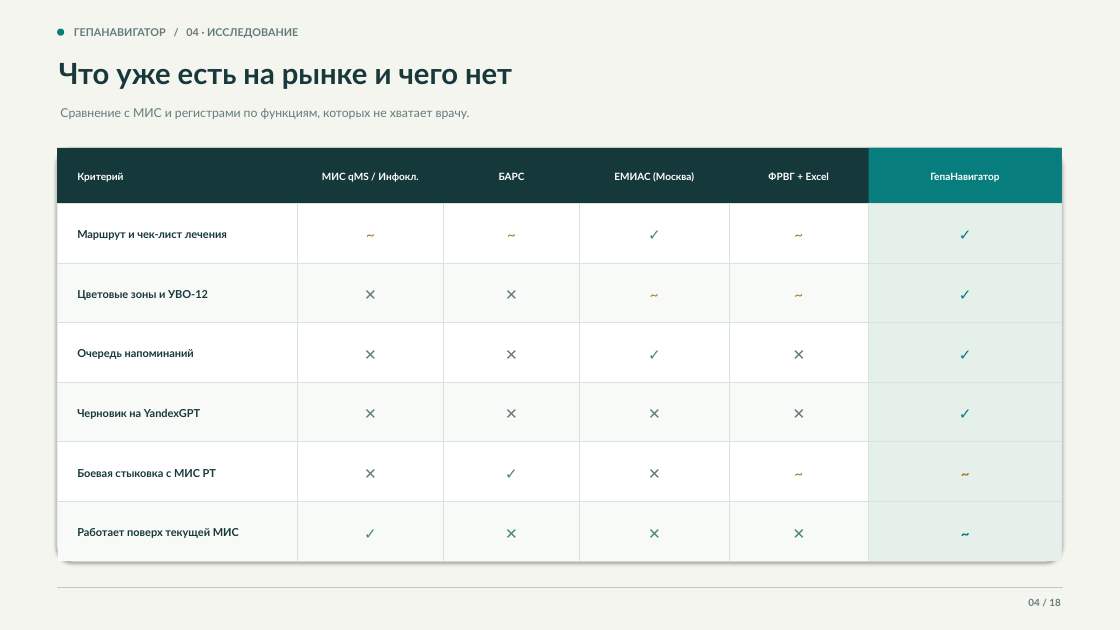
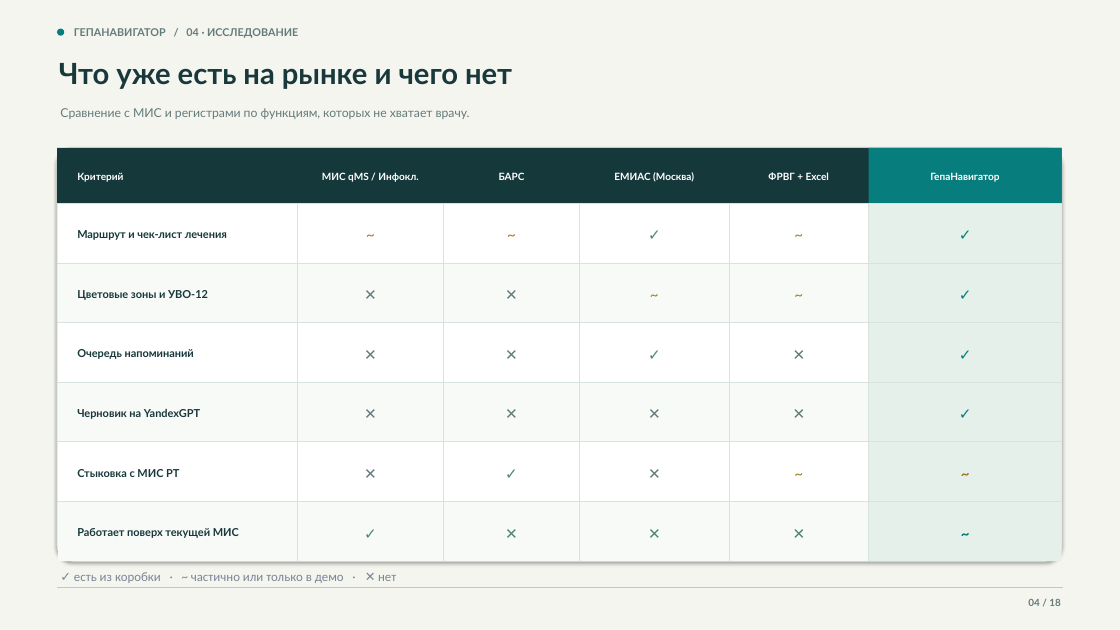
Before and after one commit to devenportg/GepaNavigator, a slide deck: slide 4 of deliverables/GepaNavigator_release.pptx. Drawn at 1120x630 pixels with LibreOffice and Linux fonts; fonts in the diff are those of the drawing. Boxes give left, top, right and bottom in pixels: in the first picture for what was removed or moved away, otherwise in the second. Text is boxed around its words. In the diff, an @@ line names an element or a change of style, - is before the commit and + after.

```diff
--- a/deliverables/GepaNavigator_release.pptx
+++ b/deliverables/GepaNavigator_release.pptx
@@ text at [77, 469, 179, 477]: text changed @@
-Боевая стыковка с МИС РТ
+Стыковка с МИС РТ
@@ text added at [74, 572, 396, 583], 11 pt, text #7A8696 @@
+✓ есть из коробки · ~ частично или только в демо · ✕ нет
```
Also in this commit, not shown: 12 other slides changed, 2 other files.
